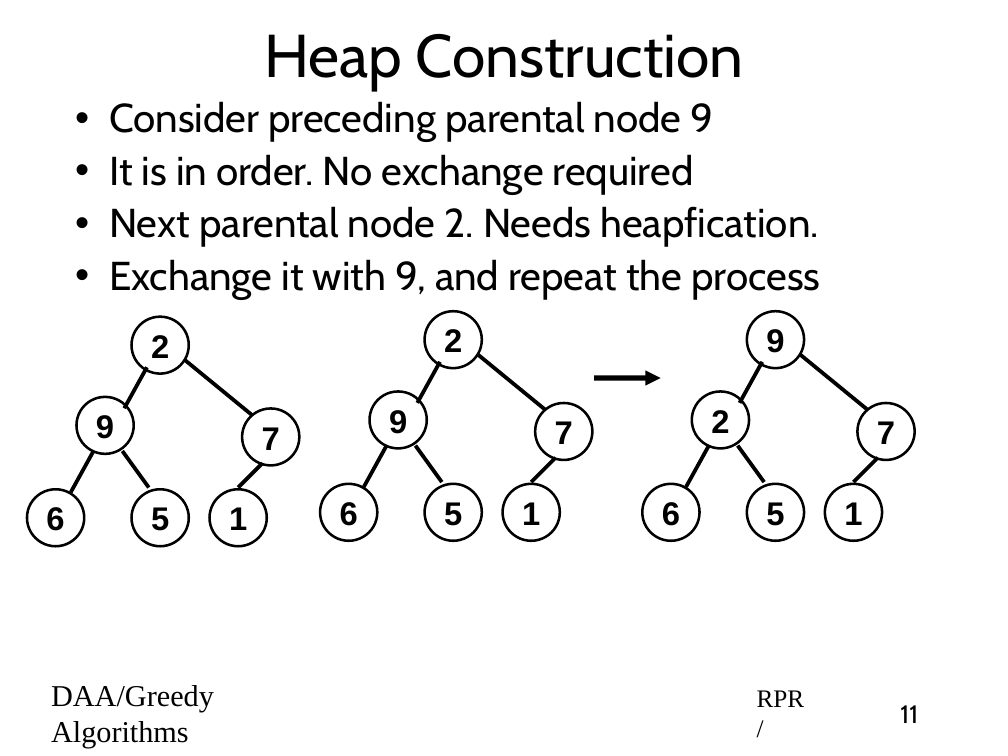
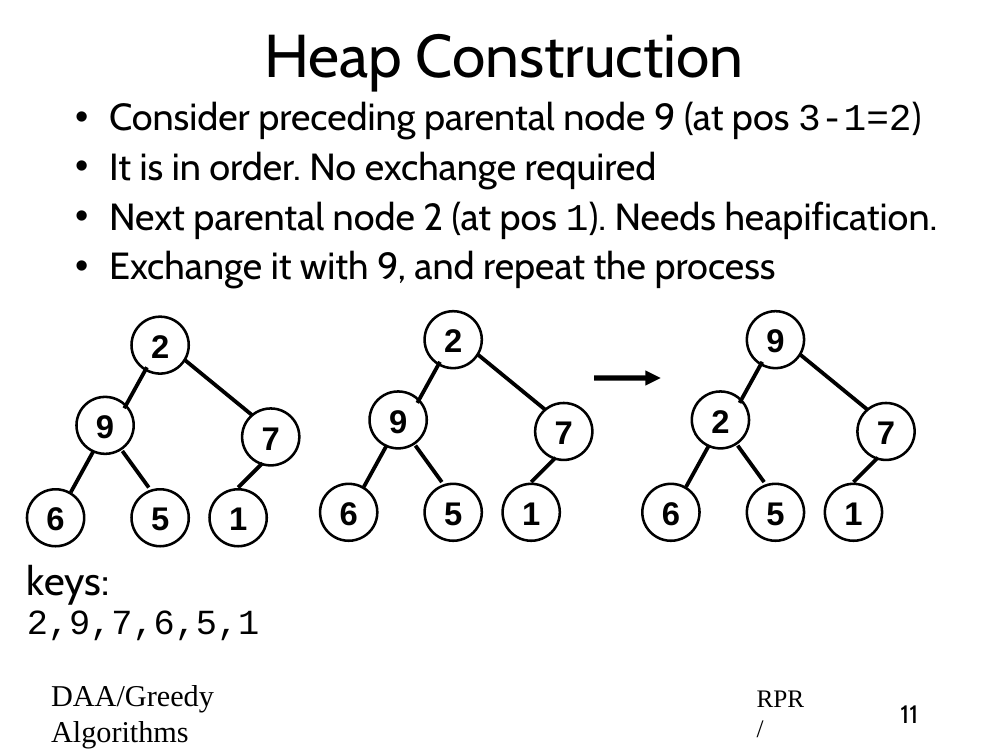
Before and after one commit to rprustagi/2019-17CS43-DAA, a slide deck: slide 11 of Slides-RPR/2019-H1-DAA-L28-Greedy-Algo-Heapsort.pptx. Drawn at 1008x756 pixels with LibreOffice and Linux fonts; fonts in the diff are those of the drawing. Boxes give left, top, right and bottom in pixels: in the first picture for what was removed or moved away, otherwise in the second. Text is boxed around its words. In the diff, an @@ line names an element or a change of style, - is before the commit and + after.

```diff
--- a/Slides-RPR/2019-H1-DAA-L28-Greedy-Algo-Heapsort.pptx
+++ b/Slides-RPR/2019-H1-DAA-L28-Greedy-Algo-Heapsort.pptx
@@ text at (109, 101, 921, 139): text changed; size 32 to 30 pt @@
-• Consider preceding parental node 9
+• Consider preceding parental node 9 (at pos 3-1=2)
@@ text at (109, 151, 776, 288): size 32 to 30 pt in "It is in order. No exchange required", "Exchange it with 9, and repeat the ..." @@
@@ text at (109, 201, 938, 239): text changed; size 32 to 30 pt @@
-• Next parental node 2. Needs heapfication.
+• Next parental node 2 (at pos 1). Needs heapification.
@@ text added at (27, 564, 260, 641), 28 pt, text #000000 @@
+keys: 2,9,7,6,5,1
```
Also in this commit, not shown: 8 other slides changed, 1 slide added, 2 other files.
